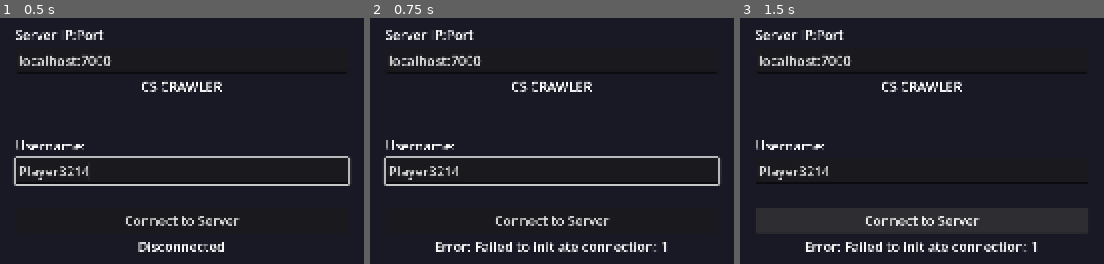
Above: before the commit, frames 1-3 (left to right).
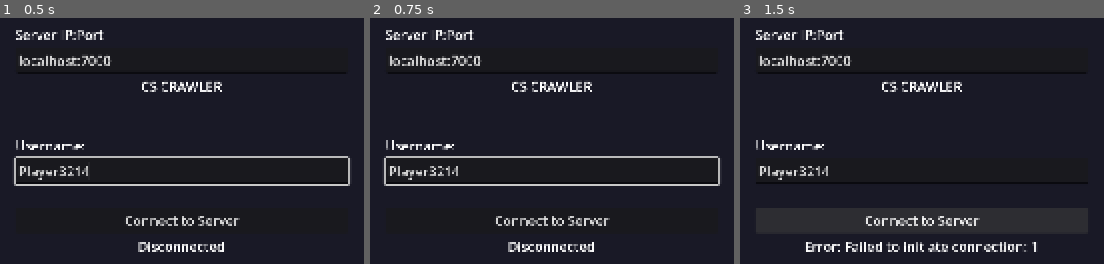
Above: after the commit, the same moments.

Repository: PersonThing/cs-crawler
Game: Godot game, scene res://scenes/main.tscn
The game is run twice, just before and just after one commit, with the same random seed, the same clock (stepped at 60 frames per second) and the same inputs.
Inputs (mouse positions are in pixels of both pictures, inside the frame that each line leads up to):
- Up to frame 1 (0.5 s): no input
- Up to frame 2 (0.75 s): tap Enter (chat) at 0.5 s; move the mouse to (outside the picture) at 0.52 s; hold D (move_right) from 0.53 s (still down); hold 1 (ability_1) from 0.53 s (still down); click (outside the picture) at 0.67 s
- Up to frame 3 (1.5 s): release D (move_right) at 1.25 s; release 1 (ability_1) at 1.25 s; click "Connect to Server" at 1.25 s

Frame 1 is identical in both runs. In frame 2, 1.4% of the frame differs, in the area x 18-82%, y 91-96%; in frame 3, nothing differs.

Commit message:
Phase 3: Lighting system with zone profiles and dungeon darkness
Server:
- Add biomeZoneProfile() for per-biome lighting (forest=green/foggy,
  hills=warm/hazy, grassland=bright/clear)
- Biome-specific terrain feature distributions (forest=dense trees,
  hills=rocks, grassland=mixed)
- Dungeon entrance tiles darkened with fog hint and flanking braziers
- Add LightRadius stat to Player (base 10.0), serialized in stats

Client level_manager.gd:
- Dungeon tiles use OmniLight (localized) vs DirectionalLight (overworld)
- Dark stone floor material for dungeon tiles
- Store ambient_intensity metadata on tile nodes for fog system
- Add brazier and staircase feature builders

Client game_world.gd:
- Player OmniLight follows player, activates in dungeons
- Light radius from server stats controls omni_range
- Smooth fog density transitions between tiles via Environment
- Ambient light energy lerps on tile changes
- Connect player_tile_changed signal for atmosphere updates

https://claude.ai/code/session_01GK2Ddmufk5E9W79nC7oARV

Diff:
--- a/cs-crawler-godot/client/scripts/game_world.gd
+++ b/cs-crawler-godot/client/scripts/game_world.gd
@@ -24,6 +24,14 @@
 # Screen shake
 var screen_shake_amount: float = 0.0
 var screen_shake_decay: float = 5.0
+
+# Player light (for dungeon darkness)
+var _player_light: OmniLight3D = null
+var _player_light_radius: float = 10.0
+var _is_in_dungeon: bool = false
+var _target_fog_density: float = 0.0
+var _current_fog_density: float = 0.0
+var _target_ambient_energy: float = 1.0
 
 # Camera settings (loaded from config)
 var camera_base_offset: Vector3 = Vector3(0, 20, 7.3)
@@ -102,6 +110,7 @@
 	NetworkManager.message_received.connect(_on_message_received)
 	NetworkManager.disconnected_from_server.connect(_on_disconnected)
 	_setup_level_manager()
+	_setup_player_light()
 	_setup_navigation_mesh()
 	_setup_enemy_ui_manager()
 	_setup_ability_bar()
@@ -142,7 +151,20 @@
 	level_manager.name = "LevelManager"
 	level_manager.set_script(level_manager_script)
 	add_child(level_manager)
+	level_manager.player_tile_changed.connect(_on_player_tile_changed)
 	print("[WORLD] Level manager initialized")
+
+func _setup_player_light() -> void:
+	## Create a point light that follows the player (visible in dungeons)
+	_player_light = OmniLight3D.new()
+	_player_light.name = "PlayerLight"
+	_player_light.light_color = Color(1.0, 0.9, 0.7)
+	_player_light.light_energy = 0.0  # Start off, enabled when entering dungeon
+	_player_light.omni_range = _player_light_radius
+	_player_light.omni_attenuation = 1.5
+	_player_light.shadow_enabled = true
+	add_child(_player_light)
+	print("[WORLD] Player light initialized")
 
 func _setup_minions_container() -> void:
 	# Create minions container if it doesn't exist
@@ -599,6 +621,35 @@
 	if level_manager:
 		level_manager.load_tile(tile)
 
+func _on_player_tile_changed(new_tile: Vector3i) -> void:
+	## Handle atmosphere changes when player moves between tiles
+	if not level_manager:
+		return
+
+	var key: String = level_manager.coord_key(new_tile.x, new_tile.y, new_tile.z)
+	var tile_info = level_manager.tiles.get(key, {})
+	var tile_node: Node3D = tile_info.get("node", null)
+	var tile_data: Dictionary = tile_info.get("data", {})
+
+	var tile_type: String = tile_data.get("tileType", "overworld")
+	var was_in_dungeon: bool = _is_in_dungeon
+	_is_in_dungeon = (tile_type == "dungeon")
+
+	# Get fog and ambient data from tile node metadata
+	if tile_node:
+		var fog_enabled: bool = tile_node.get_meta("fog_enabled", false) as bool
+		if fog_enabled:
+			_target_fog_density = tile_node.get_meta("fog_density", 0.01) as float
+		else:
+			_target_fog_density = 0.0
+		_target_ambient_energy = tile_node.get_meta("ambient_intensity", 0.85) as float
+
+	# Toggle player light on/off for dungeon
+	if _is_in_dungeon and not was_in_dungeon:
+		print("[WORLD] Entering dark zone - enabling player light")
+	elif not _is_in_dungeon and was_in_dungeon:
+		print("[WORLD] Leaving dark zone - disabling player light")
+
 func _handle_dungeon_entered(message: Dictionary) -> void:
 	## Server confirmed dungeon entry - teleport player to dungeon position
 	var pos_data = message.get("position", {})
@@ -675,6 +726,12 @@
 			# Update local player from server (for reconciliation)
 			if is_instance_valid(local_player):
 				local_player.apply_server_state(player_data)
+
+			# Read light radius from stats for dungeon visibility
+			var stats_data = player_data.get("stats", {})
+			var lr = stats_data.get("lightRadius", 10.0)
+			if lr > 0:
+				_player_light_radius = lr
 
 			# Update inventory panel if player data includes inventory
 			var inv_data = player_data.get("inventory", {})
@@ -1607,6 +1664,9 @@
 		if level_manager:
 			level_manager.update_player_tile(local_player.global_position)
 
+		# Update player light position and intensity
+		_update_player_light(delta)
+
 		# Clear click indicator when player stops following path
 		if not local_player.is_following_path and not _is_mouse_held:
 			_clear_click_indicator()
@@ -1618,6 +1678,41 @@
 				_send_pickup_request(pending_pickup_target)
 				pending_pickup_target = ""
 
+	# Smoothly transition fog
+	_update_fog(delta)
+
+func _update_player_light(delta: float) -> void:
+	if not _player_light or not is_instance_valid(local_player):
+		return
+
+	# Follow the player
+	_player_light.global_position = local_player.global_position + Vector3(0, 2.0, 0)
+
+	# Smoothly transition light energy based on dungeon state
+	var target_energy: float = 0.0
+	if _is_in_dungeon:
+		target_energy = 3.0
+		_player_light.omni_range = _player_light_radius
+	_player_light.light_energy = lerp(_player_light.light_energy, target_energy, delta * 4.0)
+
+func _update_fog(delta: float) -> void:
+	# Smoothly transition fog density
+	_current_fog_density = lerp(_current_fog_density, _target_fog_density, delta * 3.0)
+
+	var env: Environment = get_world_3d().environment
+	if not env:
+		env = Environment.new()
+		get_world_3d().environment = env
+
+	if _current_fog_density > 0.001:
+		env.fog_enabled = true
+		env.fog_density = _current_fog_density
+		# Adjust ambient light for dungeon feel
+		env.ambient_light_energy = lerp(env.ambient_light_energy, _target_ambient_energy, delta * 3.0)
+	else:
+		env.fog_enabled = false
+		env.ambient_light_energy = lerp(env.ambient_light_energy, _target_ambient_energy, delta * 3.0)
+
 func _physics_process(delta: float) -> void:
 	if is_instance_valid(local_player):
 		_update_camera_with_deadzone(delta)
--- a/cs-crawler-godot/client/scripts/level/level_manager.gd
+++ b/cs-crawler-godot/client/scripts/level/level_manager.gd
@@ -156,11 +156,16 @@
 		_:
 			mat.albedo_color = Color(0.4, 0.4, 0.4)
 
-	# Darken dungeon tiles
+	# Dungeon tiles: dark stone floor
 	if tile_type == "dungeon":
-		mat.albedo_color = mat.albedo_color.darkened(0.5)
-
-	mat.roughness = 0.9
+		mat.albedo_color = Color(0.18, 0.15, 0.2)
+		mat.roughness = 0.95
+	elif tile_type == "dungeon_entrance":
+		mat.albedo_color = mat.albedo_color.darkened(0.3)
+		mat.roughness = 0.9
+	else:
+		mat.roughness = 0.9
+
 	mesh_instance.material_override = mat
 
 	parent.add_child(mesh_instance)
@@ -417,22 +422,38 @@
 	## Apply per-tile ambient lighting
 	var ambient_color = lighting.get("ambientColor", [0.8, 0.8, 0.8])
 	var intensity: float = lighting.get("ambientIntensity", 0.7)
-
-	var light = DirectionalLight3D.new()
-	light.name = "TileLight"
+	var color := Color(0.8, 0.8, 0.8)
 	if ambient_color is Array and ambient_color.size() >= 3:
-		light.light_color = Color(ambient_color[0], ambient_color[1], ambient_color[2])
-	light.light_energy = intensity * 1.5
-	light.shadow_enabled = false
-	light.position = Vector3(0, 5, 0)
-	node.add_child(light)
-
-	# Fog metadata (for world environment to read)
+		color = Color(ambient_color[0], ambient_color[1], ambient_color[2])
+
+	# Use OmniLight for dungeons (localized), DirectionalLight for overworld
+	if intensity < 0.3:
+		# Dungeon: dim omnidirectional ambient fill
+		var light = OmniLight3D.new()
+		light.name = "TileLight"
+		light.light_color = color
+		light.light_energy = intensity * 2.0
+		light.omni_range = HEX_SIZE * 1.2
+		light.shadow_enabled = false
+		light.position = Vector3(0, 3, 0)
+		node.add_child(light)
+	else:
+		# Overworld: directional fill light
+		var light = DirectionalLight3D.new()
+		light.name = "TileLight"
+		light.light_color = color
+		light.light_energy = intensity * 1.5
+		light.shadow_enabled = false
+		light.position = Vector3(0, 5, 0)
+		node.add_child(light)
+
+	# Store fog data as metadata for the world environment system
 	var fog_enabled: bool = lighting.get("fogEnabled", false)
 	if fog_enabled:
 		node.set_meta("fog_enabled", true)
 		node.set_meta("fog_color", lighting.get("fogColor", [0.1, 0.1, 0.1]))
 		node.set_meta("fog_density", lighting.get("fogDensity", 0.01))
+	node.set_meta("ambient_intensity", intensity)
 
 # ---- Player tile tracking ----
 
Not shown, changed: cs-crawler-godot/server/internal/game/entity.go
Not shown, changed: cs-crawler-godot/server/internal/game/tile.go
